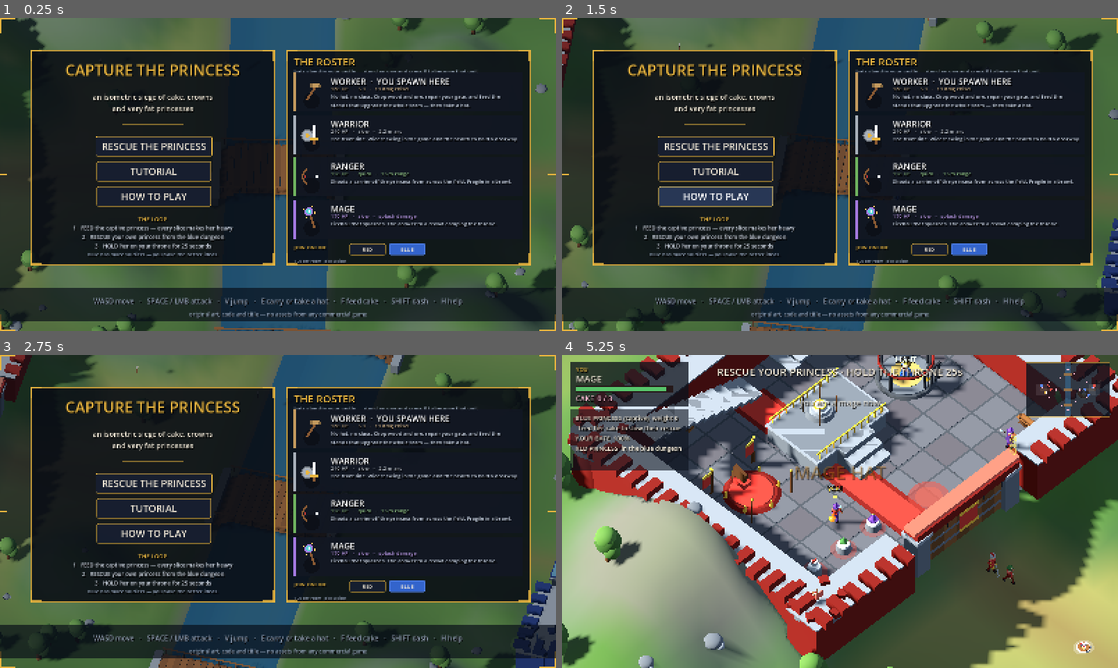
Above: before the commit, frames 1-4 (two rows, left to right).
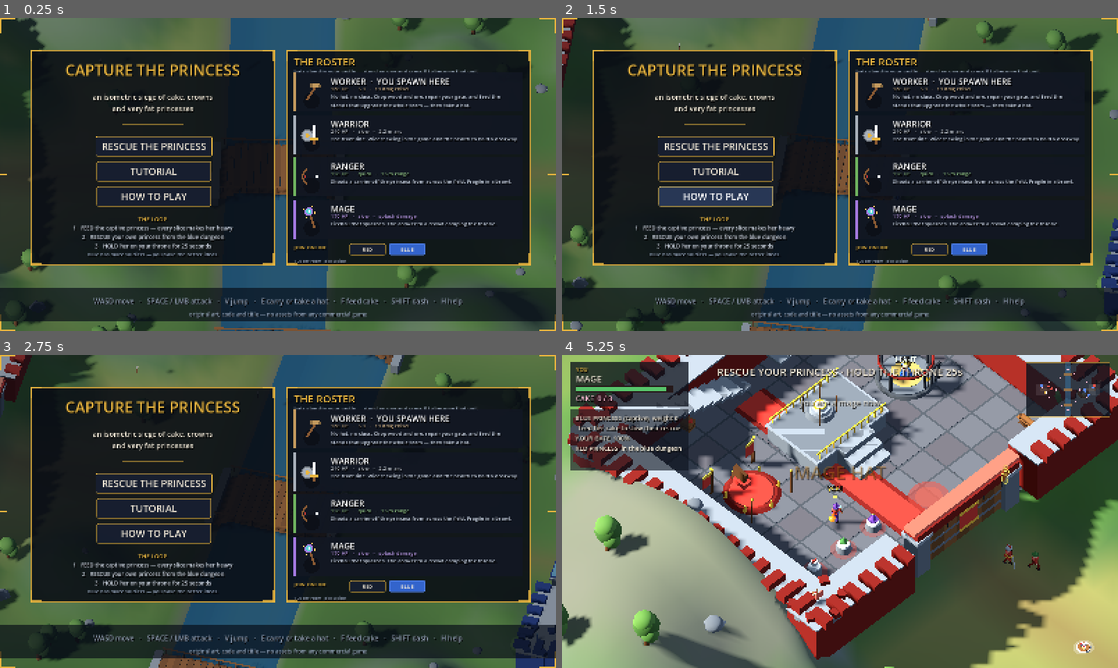
Above: after the commit, the same moments.

Repository: malahub/capture-the-princess
Game: Godot game, scene res://main.tscn
Two runs of this game, one before a commit and one after it. Both use one fixed random seed, a clock stepped at 60 frames per second and the inputs below.
Inputs (mouse positions are in pixels of both pictures, inside the frame that each line leads up to):
- Up to frame 1 (0.25 s): no input
- Up to frame 2 (1.5 s): tap E (act) at 0.5, 0.6, 1.25 s; move the mouse to (962, 158) at 0.52 s; hold D (move_right) 0.53-1.28 s; click (962, 158) at 0.67 s; tap V (jump) at 0.77, 1.07 s; tap Q (drop) at 0.8, 1.35 s; move the mouse to (728, 190) at 1.27 s; hold S (move_down) from 1.28 s (still down)
- Up to frame 3 (2.75 s): tap V (jump) at 1.52, 1.55, 1.82, 2.1 s; tap E (act) at 2, 2.3 s; move the mouse to (333, 442) at 2.02 s; release S (move_down) at 2.03 s; hold D (move_right) from 2.03 s (still down)
- Up to frame 4 (5.25 s): tap E (act) at 2.75, 2.85, 3.5, 4.55 s; move the mouse to (812, 574) at 2.77 s; release D (move_right) at 2.78 s; hold W (move_up) 2.78-3.53 s; click (812, 574) at 2.92 s; tap V (jump) at 3.02, 3.32, 3.77, 3.8, 4.07, 4.52, 4.82 s; tap Q (drop) at 3.05 s; move the mouse to (1006, 558) at 3.52 s; hold A (move_left) 3.53-5.03 s; tap Space (attack) at 3.6 s; move the mouse to (673, 464) at 4.27 s; click (673, 464) at 4.35 s; move the mouse to (867, 511) at 5.02 s; hold S (move_down) from 5.03 s (still down); tap Shift (dash) at 5.1 s; click (867, 511) at 5.17 s

The runs differ from the first frame. In frame 1, 0.7% of the frame differs, in the area x 0-100%, y 20-100%; in frame 2, 0.7%; in frame 3, 0.6%; in frame 4, 13%, in the area x 0-96%, y 0-100%.

Commit message:
Nav: grid A* over the heightfield; stairs meet the parapet; ramp regraded; height audit

Diff:
--- a/scripts/build.gd
+++ b/scripts/build.gd
@@ -222,7 +222,9 @@
 			tower(n, wpt(flip, tx, tz), col, dark, light, solids, flip)
 
 	# --- stairs onto the parapet ----------------------------------------
-	var stair_x := BACK_X - 4.0
+	# flush against the wall face: at BACK_X-4.0 a 0.8 m strip of courtyard sat
+	# between the top tread and the parapet, which no unit could cross
+	var stair_x := BACK_X - 2.7
 	for sz2 in [-1.0, 1.0]:
 		stair_run(n, flip, stair_x, sz2, solids)
 
--- a/scripts/game.gd
+++ b/scripts/game.gd
@@ -94,6 +94,7 @@
 var nettest := false
 var keyflow := false
 var shottest := false
+var pathaudit := false
 var fire_at_frame := -1
 var fire_shot: Dictionary = {}
 var showsil := false
@@ -134,6 +135,9 @@
 		autoplay = true
 		_run_simtest()
 		return
+	if pathaudit:
+		_run_pathaudit()
+		return
 	if shottest:
 		_run_shottest()
 		return
@@ -198,6 +202,64 @@
 		start_match(false)
 	elif start_tutorial:
 		start_match(true)
+
+
+## Walks the nav graph to every height in the game and checks the surface it
+## crosses never jumps more than a unit can step.
+func _run_pathaudit() -> void:
+	start_match(false)
+	var walkable := 0
+	for i in Nav.cells.size():
+		if Nav.cells[i] == 1:
+			walkable += 1
+	var from: Vector3 = castles[0]["spawn"]
+	var goals: Array = [
+		["wall walk", Vector3(-(Bld.BACK_X + Bld.CASTLE_SHIFT), 0.0, 0.0)],
+		["shrine terrace", Vector3(castles[0]["key_pos"].x, 0.0, castles[0]["key_pos"].z)],
+		["middle bridge", Vector3(0.0, 0.0, 0.0)],
+		["north bridge", Vector3(0.0, 0.0, Terrain.BRIDGE_Z[2])],
+		["enemy courtyard", castles[1]["spawn"]],
+		["assault ramp crest", Vector3(-Terrain.RAMP_X, 0.0, Terrain.RAMP_Z)],
+	]
+	var bad := 0
+	var lines: Array = []
+	var t0 := Time.get_ticks_msec()
+	for g in goals:
+		var goal: Vector3 = g[1]
+		var path: Array = Nav.find_path(from, goal)
+		var ok_len: bool = path.size() > 0
+		var worst := 0.0
+		var prev := from
+		for wp in path:
+			var p: Vector3 = wp
+			var leg: float = prev.distance_to(p)
+			var nseg: int = maxi(1, int(leg / 0.4))
+			var hprev: float = Terrain.h(prev.x, prev.z)
+			for s2 in range(1, nseg + 1):
+				var t2 := float(s2) / float(nseg)
+				var q := prev.lerp(p, t2)
+				var hq: float = Terrain.h(q.x, q.z)
+				worst = maxf(worst, absf(hq - hprev))
+				hprev = hq
+			prev = p
+		var ok_step: bool = worst <= Terrain.STEP_UP + 0.001
+		if not (ok_len and ok_step):
+			bad += 1
+		lines.append("%s:%d/%s" % [g[0], path.size(), "ok" if (ok_len and ok_step) else "BAD %.2f" % worst])
+		if not (ok_len and ok_step):
+			var clear_direct: bool = Nav._clear(from, goal)
+			var a := Nav.snap(from)
+			var b := Nav.snap(goal)
+			print("[HF]   %s: clear=%s cells a=%d(h=%.2f) b=%d(h=%.2f) hs=%s" % [g[0], str(clear_direct), a,
+				Terrain.h(Nav.centre(a).x, Nav.centre(a).z) if a >= 0 else -99.0,
+				b, Terrain.h(Nav.centre(b).x, Nav.centre(b).z) if b >= 0 else -99.0,
+				str(path.map(func(v): return "(%0.1f,%0.1f h%0.1f)" % [v.x, v.z, Terrain.h(v.x, v.z)]))])
+	var took := Time.get_ticks_msec() - t0
+	print("[HF] PATHAUDIT cells=%d/%d (%.0f%%) %s" % [walkable, Nav.cells.size(),
+		100.0 * float(walkable) / float(Nav.cells.size()), " | ".join(lines)])
+	print("[HF] PATHAUDIT %d goals in %d ms  %s" % [goals.size(), took,
+		"PASS" if bad == 0 else "FAIL"])
+	get_tree().quit()
 
 
 func _run_shottest() -> void:
@@ -1053,6 +1115,8 @@
 			input_debug = true
 		elif a == "--showsil":
 			showsil = true
+		elif a == "--pathaudit":
+			pathaudit = true
 		elif a == "--shottest":
 			shottest = true
 		elif a == "--keyflow":
@@ -1250,6 +1314,7 @@
 			place(r, castles[0]["spawn"] + Vector3(float(i) * 1.8, 0, -1.4 - float(i) * 0.6))
 			r.brain = ally_brains[i]
 			units.append(r)
+	Nav.build(solids)
 	cam_focus = player.pos
 	camera.size = zoom
 	ui.ui_guard = 0.5
@@ -1485,7 +1550,7 @@
 			continue
 		if u == player:
 			continue
-		var dir := _ai_dir(u)
+		var dir := _ai_dir(u, dt)
 		var aim := u.target_unit.pos if (u.target_unit != null and is_instance_valid(u.target_unit)) else u.waypoint
 		u.update_unit(dt, dir, aim)
 		_auto_attack(u, aim)
@@ -2912,25 +2977,60 @@
 	return best
 
 
-func _ai_dir(u: Unit) -> Vector3:
+func _ai_dir(u: Unit, dt: float) -> Vector3:
 	var goal := u.pos
+	var chasing := false
 	if u.target_unit != null and is_instance_valid(u.target_unit) and u.target_unit.alive:
 		goal = u.target_unit.pos
+		chasing = true
 		var d := u.pos.distance_to(goal)
 		if d < 1.7:
 			return Vector3.ZERO
 	elif u.has_waypoint:
 		goal = u.waypoint
-
-	var target := _route(u, goal)
-	var d := target - u.pos
-	d.y = 0.0
-	if d.length() < 0.4:
+	else:
 		return Vector3.ZERO
-	var dir := d.normalized()
-	if u.stuck_t > 1.0:
-		# wedged against something: slide sideways rather than push forever
+
+	var flat := Vector3(goal.x - u.pos.x, 0.0, goal.z - u.pos.z)
+	if flat.length() < 0.5:
+		return Vector3.ZERO
+
+	u.path_t -= dt
+	# replan when the path is empty, the goal moved, or the cooldown lapsed
+	var stale: bool = u.path.is_empty() or u.path_i >= u.path.size()
+	var moved: bool = u.path_goal.distance_to(goal) > 2.6
+	# the cooldown gates the replan: a chasing unit's goal moves every frame, and
+	# replanning on that alone stalls the whole match
+	if u.path_t <= 0.0 and (stale or moved):
+		u.path = Nav.find_path(u.pos, goal)
+		u.path_i = 0
+		u.path_goal = goal
+		u.path_t = 0.6 + randf() * 0.5      # stagger so 100 units don't replan together
+		if u.path.is_empty() and not Nav.built:
+			return flat.normalized()        # nav unavailable: straight line fallback
+
+	var target := goal
+	while u.path_i < u.path.size():
+		var wp: Vector3 = u.path[u.path_i]
+		if u.pos.distance_to(wp) < 0.75:
+			u.path_i += 1
+			continue
+		target = wp
+		break
+	if u.path_i >= u.path.size():
+		target = goal
+
+	var d2 := Vector3(target.x - u.pos.x, 0.0, target.z - u.pos.z)
+	if d2.length() < 0.15:
+		return Vector3.ZERO
+	var dir := d2.normalized()
+	if chasing and u.pos.distance_to(goal) < 2.0:
+		dir = Vector3(goal.x - u.pos.x, 0.0, goal.z - u.pos.z).normalized()
+
+	# last resort when wedged against another body: sidestep once
+	if u.stuck_t > 1.2:
 		u.stuck_t = 0.0
+		u.path_t = 0.0
 		dir = (dir + Vector3(-dir.z, 0.0, dir.x) * (1.0 if randf() < 0.5 else -1.0)).normalized()
 	return dir
 
--- /dev/null
+++ b/scripts/nav.gd
@@ -0,0 +1,280 @@
+class_name Nav
+extends RefCounted
+## Grid A* over the heightfield.
+##
+## The old router walked straight at a goal and, when that failed, sidestepped at
+## random — which is why bodies piled up on doorway corners. This samples the
+## actual walkable surface (terrain, decks, bridge ramps, castle floors) into a
+## grid once per match, and searches it with the same step rule the movement code
+## uses, so a stair the unit can't climb is an edge that doesn't exist either.
+
+const CELL := 1.2
+
+static var w := 0
+static var h := 0
+static var cells := PackedByteArray()      # 1 = walkable
+static var heights := PackedFloat32Array() # surface height at the cell centre
+static var built := false
+
+
+static func _walkable(x: float, z: float, sol: Array) -> bool:
+	if absf(x) > Terrain.HALF_X - 1.0 or absf(z) > Terrain.HALF_Z - 1.0:
+		return false
+	if not Terrain.walkable(x, z):
+		return false
+	for s in sol:
+		var tag: String = String(s.get("tag", ""))
+		if tag.begins_with("gate"):
+			continue                     # the gate is a door: the path goes through it
+		var rr: Rect2 = s["r"]
+		if rr.has_point(Vector2(x, z)) and float(s["top"]) > Terrain.h(x, z) + 0.25:
+			return false
+	return true
+
+
+static func build(sol: Array) -> void:
+	w = int(ceil(Terrain.HALF_X * 2.0 / CELL))
+	h = int(ceil(Terrain.HALF_Z * 2.0 / CELL))
+	cells = PackedByteArray()
+	cells.resize(w * h)
+	heights = PackedFloat32Array()
+	heights.resize(w * h)
+	for iz in h:
+		for ix in w:
+			var x := -Terrain.HALF_X + (float(ix) + 0.5) * CELL
+			var z := -Terrain.HALF_Z + (float(iz) + 0.5) * CELL
+			var i := iz * w + ix
+			heights[i] = Terrain.h(x, z)
+			cells[i] = 1 if _walkable(x, z, sol) else 0
+	built = true
+
+
+static func cell_of(p: Vector3) -> int:
+	var ix := int((p.x + Terrain.HALF_X) / CELL)
+	var iz := int((p.z + Terrain.HALF_Z) / CELL)
+	ix = clampi(ix, 0, w - 1)
+	iz = clampi(iz, 0, h - 1)
+	return iz * w + ix
+
+
+static func centre(i: int) -> Vector3:
+	var ix := i % w
+	var iz := i / w
+	return Vector3(-Terrain.HALF_X + (float(ix) + 0.5) * CELL, 0.0, -Terrain.HALF_Z + (float(iz) + 0.5) * CELL)
+
+
+## Nearest walkable cell to a point, spiralling outwards — goals are often inside
+## a wall's footprint or a hair off-mesh.
+static func snap(p: Vector3) -> int:
+	var start := cell_of(p)
+	if cells[start] == 1:
+		return start
+	var sx := start % w
+	var sz := start / w
+	for r in range(1, 9):
+		for dz in range(-r, r + 1):
+			for dx in range(-r, r + 1):
+				if absi(dx) != r and absi(dz) != r:
+					continue
+				var ix := sx + dx
+				var iz := sz + dz
+				if ix < 0 or iz < 0 or ix >= w or iz >= h:
+					continue
+				var i := iz * w + ix
+				if cells[i] == 1 and absf(heights[i] - Terrain.h(p.x, p.z)) < Terrain.STEP_UP:
+					return i
+	return -1
+
+
+static func _step_ok(a: int, b: int) -> bool:
+	if cells[b] != 1:
+		return false
+	# Sample the leg rather than comparing cell centres: a stair tread is
+	# shallower than a cell is wide, so centre-to-centre heights lie about it.
+	var pa := centre(a)
+	var pb := centre(b)
+	var dist := pa.distance_to(pb)
+	var steps := maxi(1, int(dist / 0.25))
+	var prev := Terrain.h(pa.x, pa.z)
+	for i in range(1, steps + 1):
+		var t := float(i) / float(steps)
+		var x := pa.x + (pb.x - pa.x) * t
+		var z := pa.z + (pb.z - pa.z) * t
+		var hh := Terrain.h(x, z)
+		if absf(hh - prev) > Terrain.STEP_UP:
+			return false
+		prev = hh
+	return true
+
+
+## 8-connected A*. Returns world points from (excluding) the start to the goal.
+static func find_path(from: Vector3, to: Vector3) -> Array:
+	if not built:
+		return []
+	var a := snap(from)
+	var b := snap(to)
+	if a < 0 or b < 0:
+		return []
+	if a == b:
+		return [to]
+
+	var n := w * h
+	var g := PackedFloat32Array()
+	g.resize(n)
+	g.fill(INF)
+	var came := PackedInt32Array()
+	came.resize(n)
+	came.fill(-1)
+	var closed := PackedByteArray()
+	closed.resize(n)
+
+	# binary heap of (f, cell) — a linear scan here is what turned a replan into
+	# a multi-second stall once every unit started asking for one
+	var heap_f := PackedFloat32Array()
+	var heap_i := PackedInt32Array()
+	var push := func(f: float, idx: int) -> void:
+		heap_f.append(f)
+		heap_i.append(idx)
+		var k := heap_i.size() - 1
+		while k > 0:
+			var parent := (k - 1) / 2
+			if heap_f[parent] <= heap_f[k]:
+				break
+			var tf := heap_f[parent]
+			var ti := heap_i[parent]
+			heap_f[parent] = heap_f[k]
+			heap_i[parent] = heap_i[k]
+			heap_f[k] = tf
+			heap_i[k] = ti
+			k = parent
+	var pop := func() -> int:
+		var top := heap_i[0]
+		var last := heap_i.size() - 1
+		heap_f[0] = heap_f[last]
+		heap_i[0] = heap_i[last]
+		heap_f.resize(last)
+		heap_i.resize(last)
+		var k := 0
+		while true:
+			var l := k * 2 + 1
+			var r := l + 1
+			var small := k
+			if l < heap_i.size() and heap_f[l] < heap_f[small]:
+				small = l
+			if r < heap_i.size() and heap_f[r] < heap_f[small]:
+				small = r
+			if small == k:
+				break
+			var tf := heap_f[small]
+			var ti := heap_i[small]
+			heap_f[small] = heap_f[k]
+			heap_i[small] = heap_i[k]
+			heap_f[k] = tf
+			heap_i[k] = ti
+			k = small
+		return top
+
+	var bx: int = b % w
+	var bz: int = b / w
+	var expanded := 0
+	g[a] = 0.0
+	push.call(0.0, a)
+
+	while heap_i.size() > 0 and expanded < 9000:
+		var cur: int = pop.call()
+		expanded += 1
+		if cur == b:
+			break
+		if closed[cur] == 1:
+			continue
+		closed[cur] = 1
+		var cx: int = cur % w
+		var cz: int = cur / w
+		for dz: int in [-1, 0, 1]:
+			for dx: int in [-1, 0, 1]:
+				if dx == 0 and dz == 0:
+					continue
+				var nx: int = cx + dx
+				var nz: int = cz + dz
+				if nx < 0 or nz < 0 or nx >= w or nz >= h:
+					continue
+				var ni: int = nz * w + nx
+				if closed[ni] == 1 or cells[ni] != 1:
+					continue
+				if dx != 0 and dz != 0:
+					if cells[cz * w + nx] != 1 or cells[nz * w + cx] != 1:
+						continue
+				var cost: float = g[cur] + (1.4142 if (dx != 0 and dz != 0) else 1.0)
+				if cost >= g[ni]:
+					continue
+				if not _step_ok(cur, ni):
+					continue
+				g[ni] = cost
+				came[ni] = cur
+				var hx: int = absi(nx - bx)
+				var hz: int = absi(nz - bz)
+				var heur: float = float(maxi(hx, hz)) + 0.4142 * float(mini(hx, hz))
+				push.call(cost + heur, ni)
+
+	if came[b] < 0 and a != b:
+		return []
+
+	# walk it back
+	var raw: Array = []
+	var cur2 := b
+	var steps := 0
+	while cur2 != a and cur2 >= 0 and steps < 4000:
+		raw.append(centre(cur2))
+		cur2 = came[cur2]
+		steps += 1
+	raw.reverse()
+	if raw.is_empty():
+		return []
+	# Only smooth paths that stay on one level. A stair or a ramp refuses
+	# straight-line shortcuts — the grid path is the safe one, and cutting a
+	# corner across a 3 m drop is exactly how units used to fall off stairs.
+	var hmin := INF
+	var hmax := -INF
+	for wp in raw:
+		var hh: float = Terrain.h(wp.x, wp.z)
+		hmin = minf(hmin, hh)
+		hmax = maxf(hmax, hh)
+	raw[raw.size() - 1] = to
+	if hmax - hmin > 1.0:
+		return raw
+
+	# string-pull: drop waypoints we can walk straight past
+	var out: Array = []
+	var i := 0
+	while i < raw.size():
+		var j := raw.size() - 1
+		var keep := i
+		while j > i:
+			if _clear(raw[i] if not out.is_empty() else from, raw[j]):
+				keep = j
+				break
+			j -= 1
+		out.append(raw[keep])
+		i = keep + 1
+	return out
+
+
+## Straight-line walkability, used to smooth the grid path.
+static func _clear(a: Vector3, b: Vector3) -> bool:
+	var d := Vector3(b.x - a.x, 0.0, b.z - a.z)
+	var dist := d.length()
+	if dist < 0.001:
+		return true
+	var steps := int(dist / 0.3) + 1
+	var prev_h := Terrain.h(a.x, a.z)
+	for i in range(1, steps + 1):
+		var t := float(i) / float(steps)
+		var x := a.x + d.x * t
+		var z := a.z + d.z * t
+		if not Terrain.walkable(x, z):
+			return false
+		var hh := Terrain.h(x, z)
+		if absf(hh - prev_h) > Terrain.STEP_UP:
+			return false
+		prev_h = hh
+	return true
--- a/scripts/terrain.gd
+++ b/scripts/terrain.gd
@@ -73,8 +73,10 @@
 ## instead of battering the gate. Mirrored per side.
 static func h_ramp(x: float, z: float) -> float:
 	var out := 0.0
-	out += _bump(x, z, -RAMP_X, RAMP_Z, 16.0, RAMP_H)
-	out += _bump(x, z, RAMP_X, -RAMP_Z, 16.0, RAMP_H)
+	# 24 m radius keeps the worst gradient (~0.5 m per metre) inside the step
+	# rule; at 16 m the mid-slope was too steep to walk, only to jump onto
+	out += _bump(x, z, -RAMP_X, RAMP_Z, 24.0, RAMP_H)
+	out += _bump(x, z, RAMP_X, -RAMP_Z, 24.0, RAMP_H)
 	# clipped at the wall line: the courtyard stays flat, the bank outside stays
 	# tall, and the join hides inside the 3.6 m thickness of the wall
 	return out * smoothstep(15.0, 18.6, absf(z))
--- a/scripts/ui.gd
+++ b/scripts/ui.gd
@@ -511,7 +511,6 @@
 	key_arrow = KeyArrow.new()
 	key_arrow.game = game
 	key_arrow.set_anchors_and_offsets_preset(Control.PRESET_FULL_RECT)
-	key_arrow.size = Vector2(1600, 900)
 	key_arrow.mouse_filter = Control.MOUSE_FILTER_IGNORE
 	hud.add_child(key_arrow)
 
--- a/scripts/unit.gd
+++ b/scripts/unit.gd
@@ -24,6 +24,10 @@
 var gather_t := 0.0
 var repair_t := 0.0
 var key_model: Node3D = null  # the enemy key, held over the head
+var path: Array = []          # A* waypoints, consumed front to back
+var path_i := 0
+var path_goal := Vector3.ZERO
+var path_t := 0.0             # seconds until a replan is allowed
 var vy := 0.0                 # vertical velocity while jumping
 var airborne := false
 var carrying: Princess = null
Not shown, added: scripts/nav.gd.uid
Not shown, changed: build/web/index.pck
